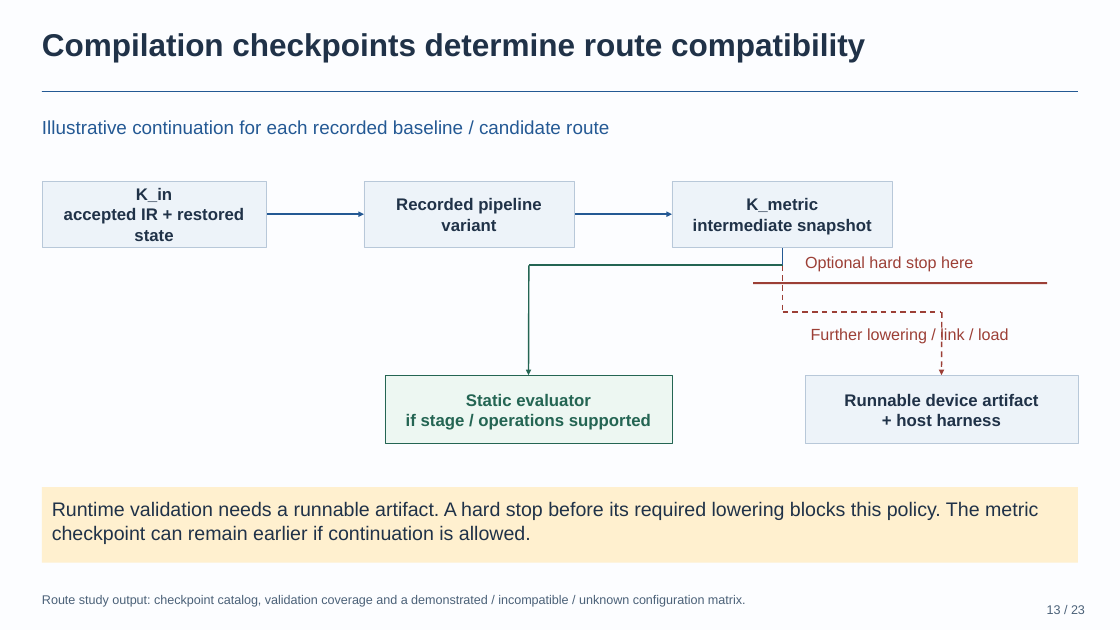
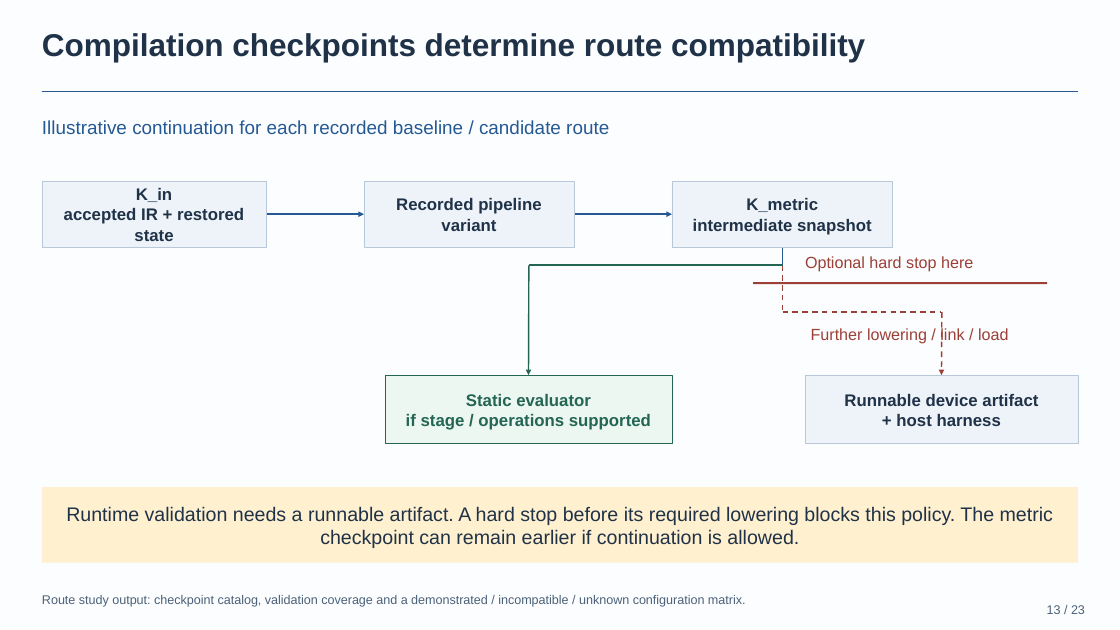
Before and after one commit to BonZirka/ascend-npu-optimization-research, a slide deck: slide 13 of output/ascend-optimization-pitch/ascend-optimization-technical.pptx. Drawn at 1120x630 pixels with LibreOffice and Linux fonts; fonts in the diff are those of the drawing. Boxes give left, top, right and bottom in pixels: in the first picture for what was removed or moved away, otherwise in the second. Text is boxed around its words. In the diff, an @@ line names an element or a change of style, - is before the commit and + after.

```diff
--- a/output/ascend-optimization-pitch/ascend-optimization-technical.pptx
+++ b/output/ascend-optimization-pitch/ascend-optimization-technical.pptx
@@ rectangle "Runtime validation needs a runnable ..." at [42,487,1078,562]: alignment left to centre; vertical alignment top to middle @@
```
Also in this commit, not shown: 4 other slides changed, 3 other files.
